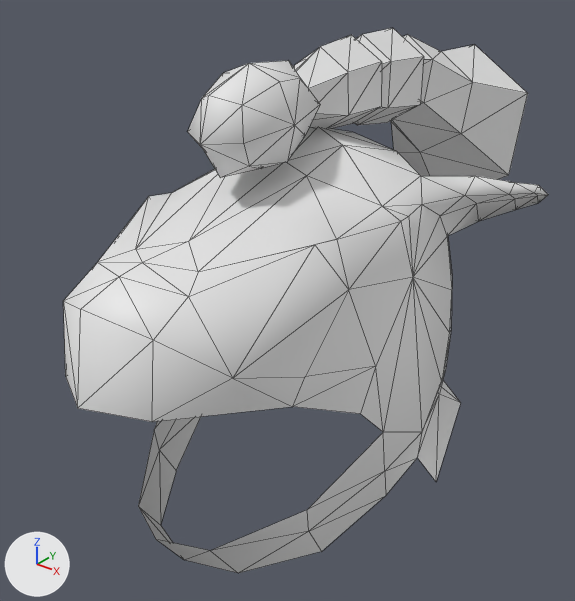
The COLLADA model art/meshes/props/helmet/tlax_coyote_hat.dae: old version first, new version second.
Before and after are seen from a 50 mm lens placed at (0.874, -1.15, 1.015), pointed at (-0.02, -0.033, 0.323). The axes (+X, +Y, +Z) are drawn at lower left. The lights are the same throughout. Mesh edges are drawn as thin lines.
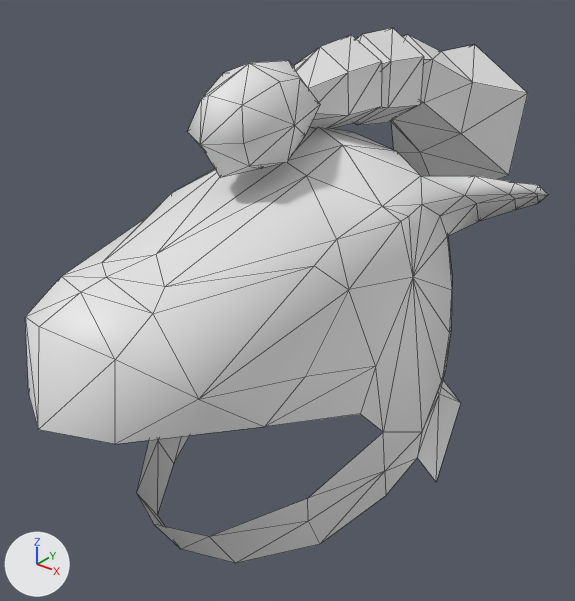
Patch to the scene script:
```diff
--- a/art/meshes/props/helmet/tlax_coyote_hat.dae.py
+++ b/art/meshes/props/helmet/tlax_coyote_hat.dae.py
@@ me_plane_002 @@
 me_plane_002.from_pydata(...)  # 243 vertices, 416 faces; spans x -0.354..0.354, y -0.576..0.629, z -0.41..0.495
 # used by ob_plane_002; location = (0.0, 0.016, 0.318)
+# me_plane_002 part 1: all 17 vertices in x -0.207..0.207, y -0.576..-0.318, z -0.015..0.222 are moved by (0.0, -0.07, 0.0)
+# me_plane_002 part 2: all 2 vertices in x -0.188..0.188, y -0.242, z 0.236 are moved by (0.0, 0.0, -0.035)
+# me_plane_002 part 3: all 12 vertices in x -0.199..0.199, y -0.452..-0.216, z -0.41..-0.263 are turned -3.2 degrees about the x axis through their middle, then moved by (0.0, -0.002, 0.029)
```

What differs and where, as boxes [x1, y1, x2, y2] in the pictures (575 x 601 px; the box of a moved part takes in the faces that stretch with it):
'Plane_002', reshaped (8% wider)
    before: [63, 28, 548, 573]
    after: [25, 28, 548, 563]
part 1 of me_plane_002, moved or reshaped
    before: [63, 163, 376, 422]
    after: [25, 163, 376, 444]
part 2 of me_plane_002, moved or reshaped
    before: [98, 193, 349, 378]
    after: [63, 217, 349, 399]
part 3 of me_plane_002, moved or reshaped
    before: [138, 417, 386, 573]
    after: [136, 433, 386, 563]
